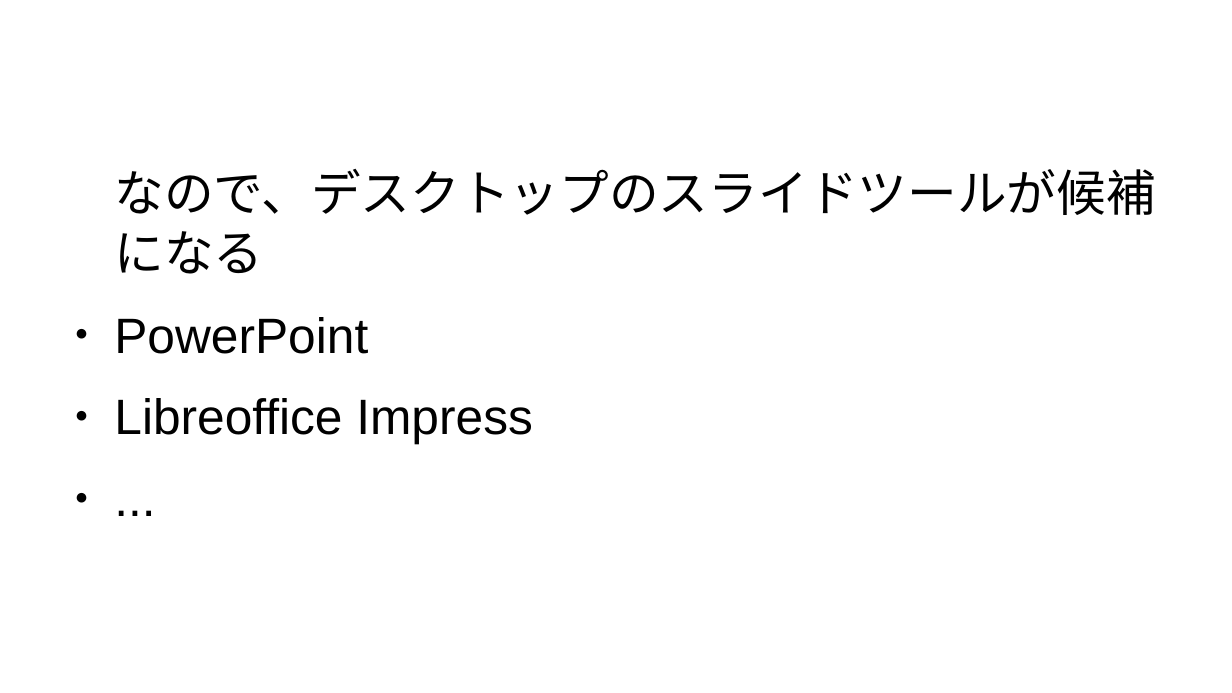
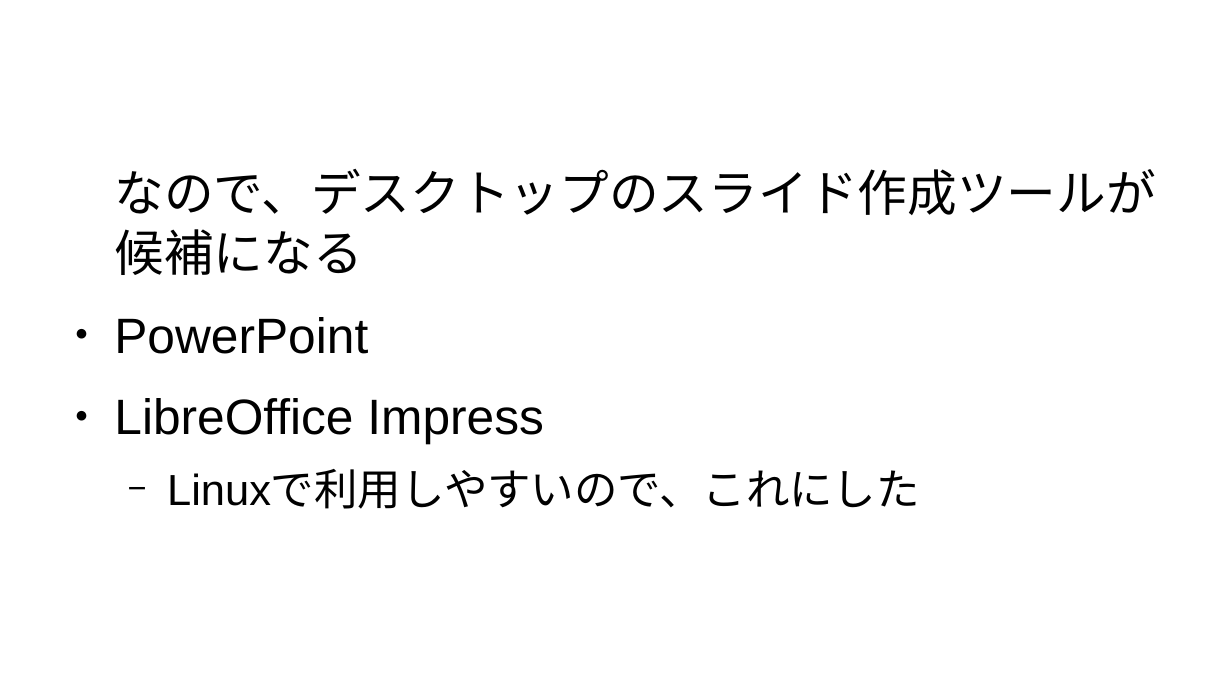
Before and after one commit to kijimaD/roam-ui, a slide deck: slide 7 of pages/pdfs/20250201_slide.odp (slide 6 before the commit). Drawn at 1232x693 pixels with LibreOffice and Linux fonts; fonts in the diff are those of the drawing. Boxes give left, top, right and bottom in pixels: in the first picture for what was removed or moved away, otherwise in the second. Text is boxed around its words. In the diff, an @@ line names an element or a change of style, - is before the commit and + after.

```diff
--- a/pages/pdfs/20250201_slide.odp
+++ b/pages/pdfs/20250201_slide.odp
@@ text at box(114, 169, 1155, 275): text changed @@
-なので、デスクトップのスライドツールが候補になる
+なので、デスクトップのスライド作成ツールが候補になる
@@ text at box(114, 398, 920, 509): text changed; size 32 to 28 pt @@
-● Libreoffice Impress
-● ...
+● LibreOffice Impress
+  − Linuxで利用しやすいので、これにした
```
Also in this commit, not shown: 3 other slides changed, 2 slides added, 8 other files.
